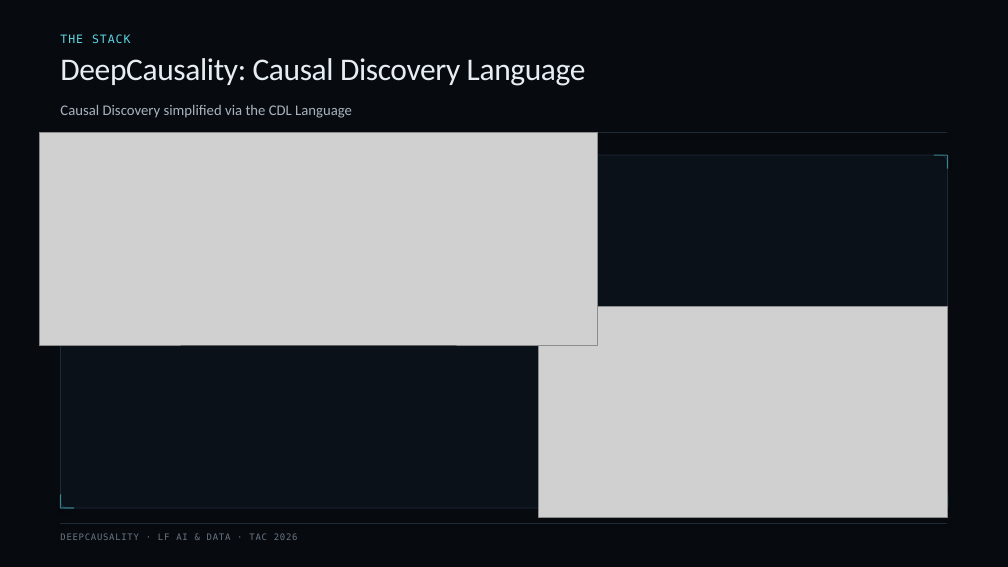
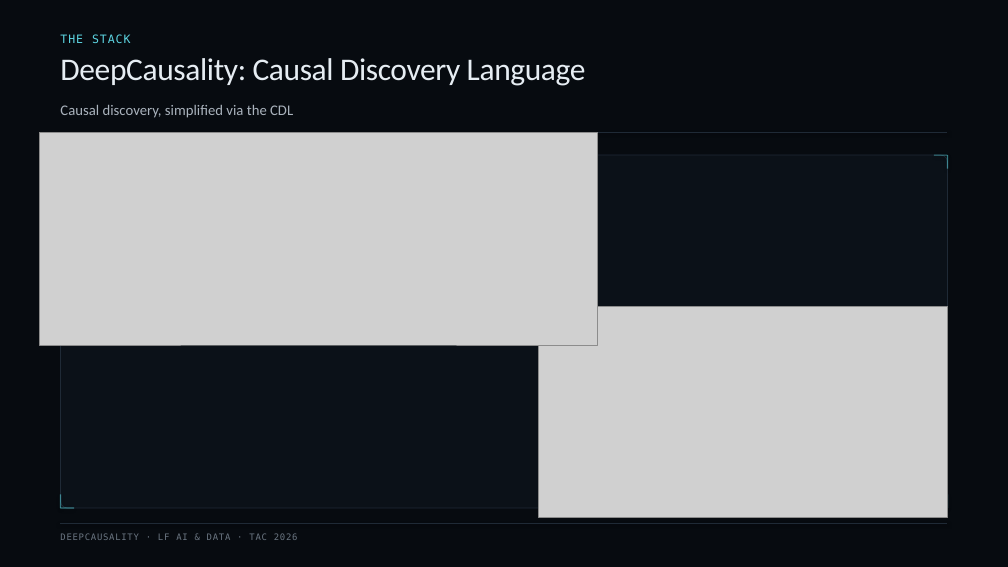
Before and after one commit to deepcausality-rs/deep_causality, a slide deck: slide 9 of docs/LF/slides/LF_2026/DeepCausality_TAC_2026.pptx. Drawn at 1008x567 pixels with LibreOffice and Linux fonts; fonts in the diff are those of the drawing; grey boxes stand for pictures. Boxes give left, top, right and bottom in pixels: in the first picture for what was removed or moved away, otherwise in the second. Text is boxed around its words. In the diff, an @@ line names an element or a change of style, - is before the commit and + after.

```diff
--- a/docs/LF/slides/LF_2026/DeepCausality_TAC_2026.pptx
+++ b/docs/LF/slides/LF_2026/DeepCausality_TAC_2026.pptx
@@ text at bbox=[60, 105, 293, 118]: text changed @@
-Causal Discovery simplified via the CDL Language
+Causal discovery, simplified via the CDL
```
Also in this commit, not shown: 9 other slides changed, 2 other files.
